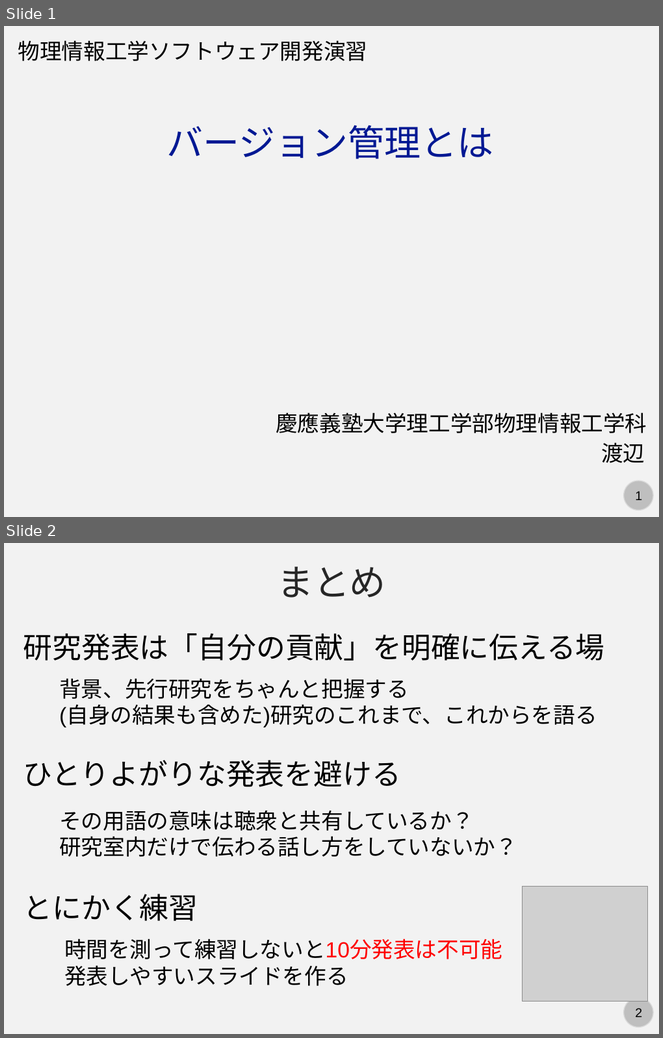
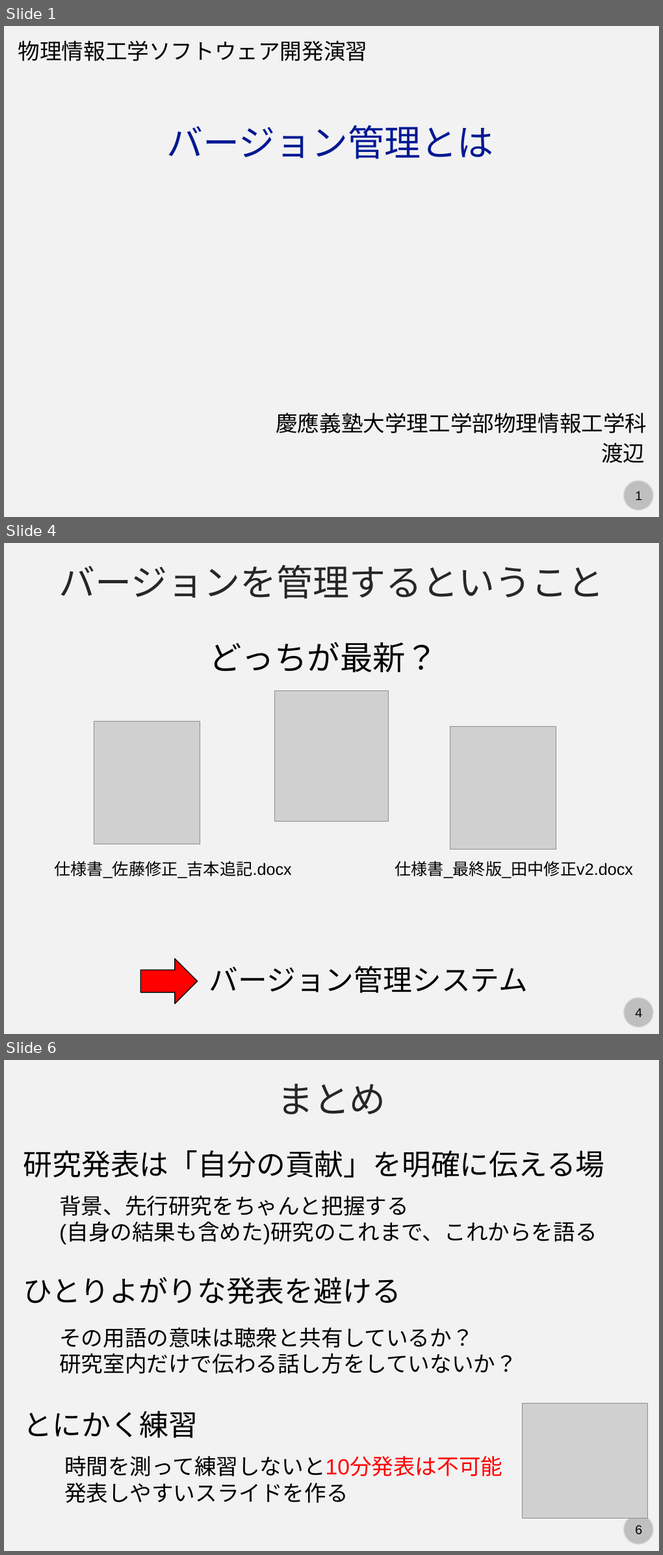
Before and after one commit to kaityo256/github, a slide deck: vcs/fig/slide.pptx. Shown one above the other, each under a label of ours: slides 1 and 2 before the commit, slides 1, 4 and 6 after it; the slides between them are not shown. The pictures are 663x1038 and 663x1555 pixels, drawn with LibreOffice and Linux fonts; fonts in the diff are those of the drawing; grey boxes stand for pictures. Boxes give left, top, right and bottom in pixels: in the first picture for what was removed or moved away, otherwise in the second. Text is boxed around its words. In the diff, an @@ line names an element or a change of style, - is before the commit and + after.

```diff
--- a/vcs/fig/slide.pptx
+++ b/vcs/fig/slide.pptx
@@ slide 4 added at (4, 543, 659, 1034), background #F2F2F2; not listed: 2 template elements that a slide beside it also shows @@
@@ text added at (59, 565, 604, 599), 40 pt, text #262626 @@
+バージョンを管理するということ
@@ text added at (209, 642, 438, 672), 36 pt, text #000000 @@
+どっちが最新？
@@ picture added at (274, 691, 388, 821) @@
@@ picture added at (94, 722, 200, 845) @@
@@ picture added at (450, 727, 556, 850) @@
@@ text added at (54, 861, 291, 878), 18 pt, text #000000 @@
+仕様書_佐藤修正_吉本追記.docx
@@ text added at (395, 861, 633, 878), 18 pt, text #000000 @@
+仕様書_最終版_田中修正v2.docx
@@ right arrow added at (141, 959, 198, 1005), fill #FF0000, outline #000000 1 pt @@
@@ text added at (209, 966, 528, 993), 32 pt, text #000000 @@
+バージョン管理システム
@@ what was slide 2 is now slide 6 @@
@@ page number at (635, 1525, 642, 1534): text changed @@
-2
+6
```
Also in this commit, not shown: 3 other slides added.
